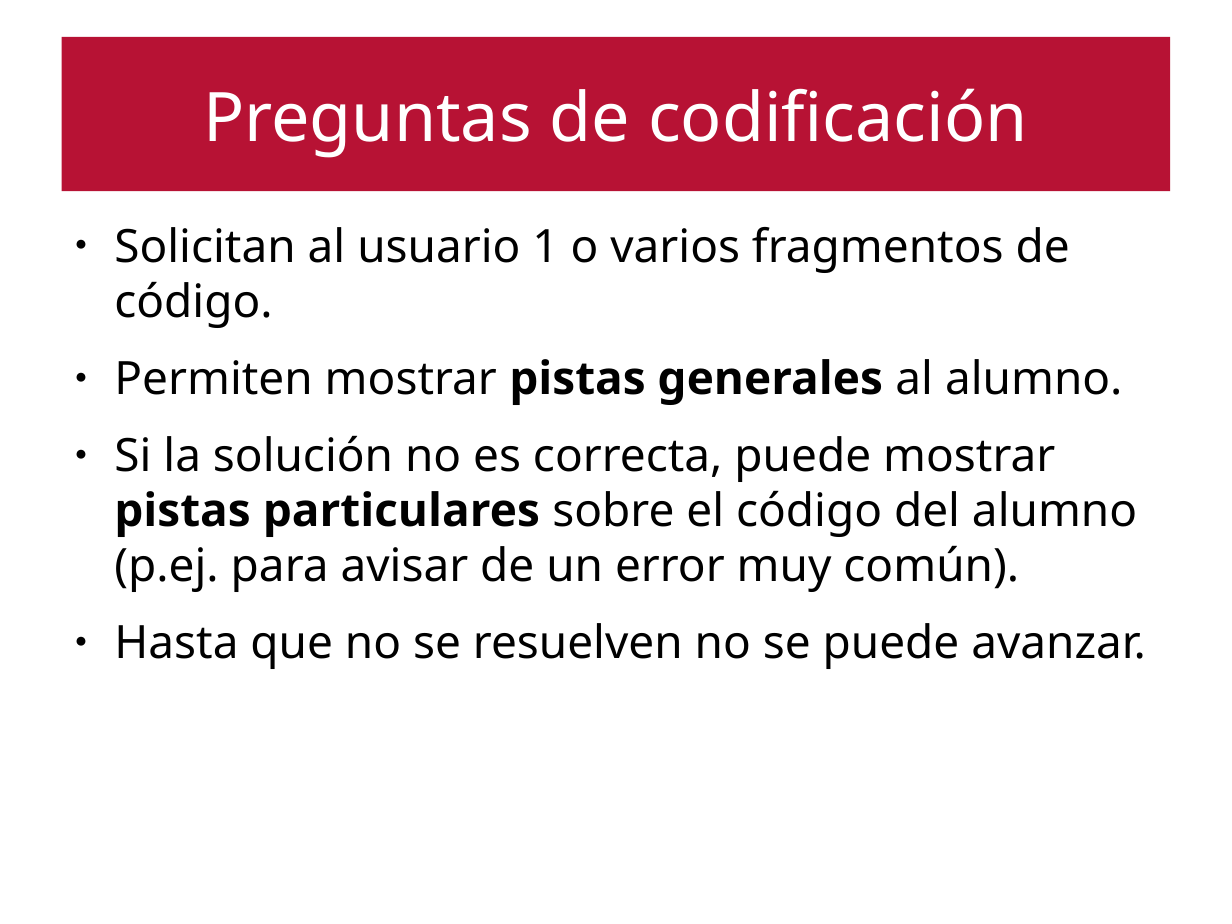
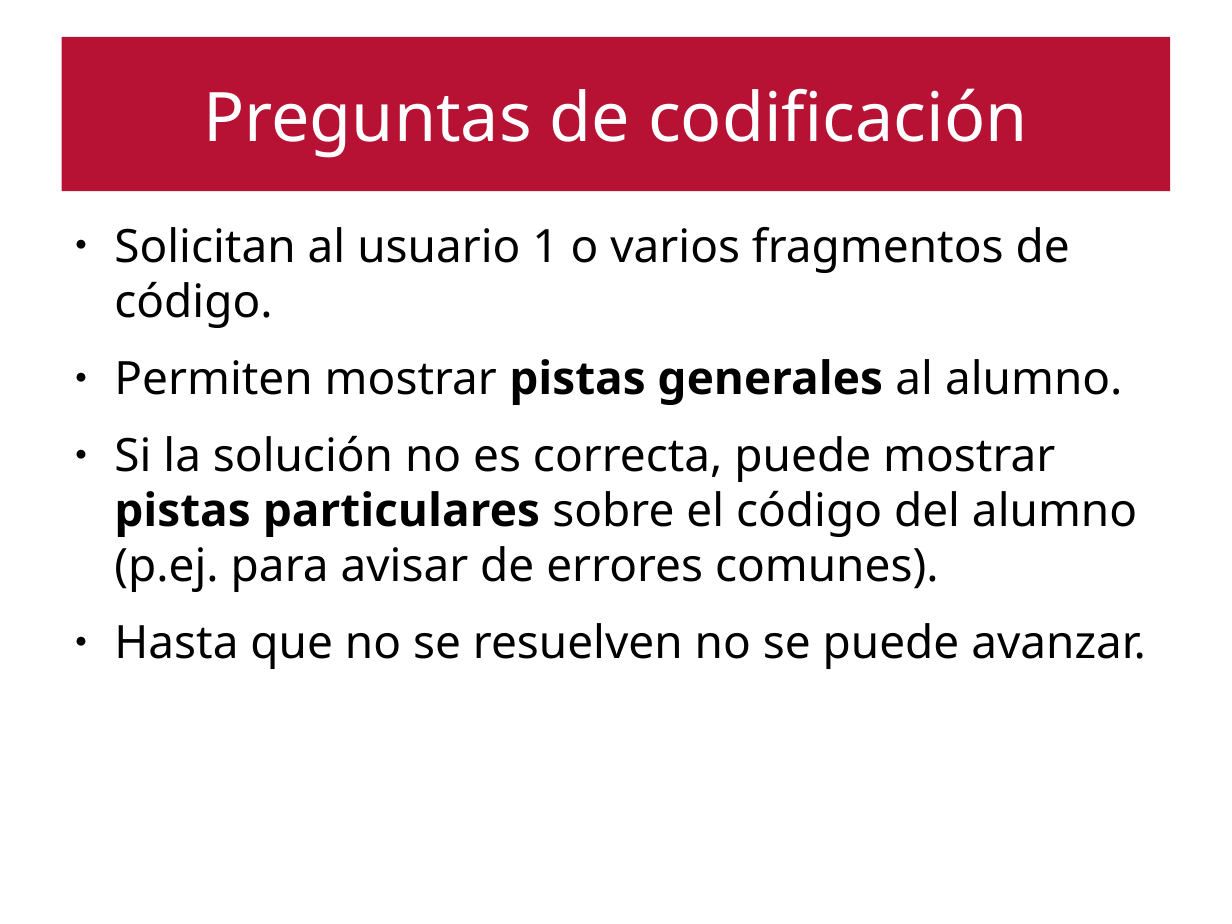
Before and after one commit to emartinm/TutorialesInteractivos, a slide deck: slide 17 of doc/Taller_FDI_2017.odp (slide 16 before the commit). Drawn at 1232x924 pixels with LibreOffice and Linux fonts; fonts in the diff are those of the drawing. Boxes give left, top, right and bottom in pixels: in the first picture for what was removed or moved away, otherwise in the second. Text is boxed around its words. In the diff, an @@ line names an element or a change of style, - is before the commit and + after.

```diff
--- a/doc/Taller_FDI_2017.odp
+++ b/doc/Taller_FDI_2017.odp
@@ text at [114, 435, 1137, 592]: text changed @@
-● Si la solución no es correcta, puede mostrar pistas particulares sobre el código del alumno (p.ej. para avisar de un error muy común).
+● Si la solución no es correcta, puede mostrar pistas particulares sobre el código del alumno (p.ej. para avisar de errores comunes).
```
Also in this commit, not shown: 12 other slides changed, 2 slides added, 3 other files.
